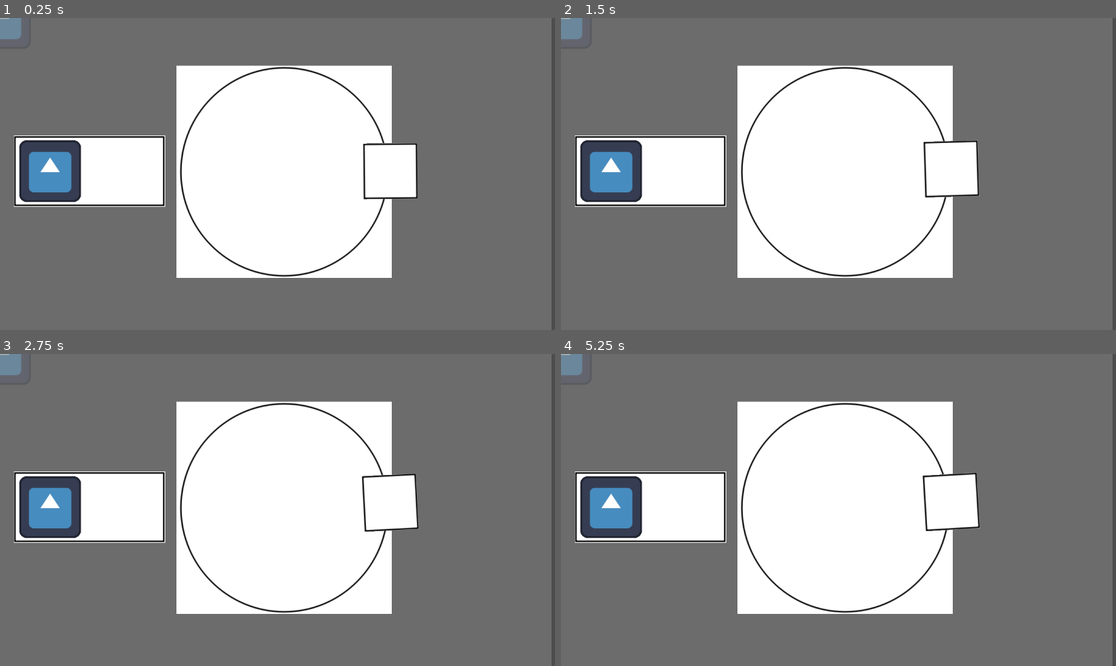
Above: before the commit, frames 1-4 (two rows, left to right).
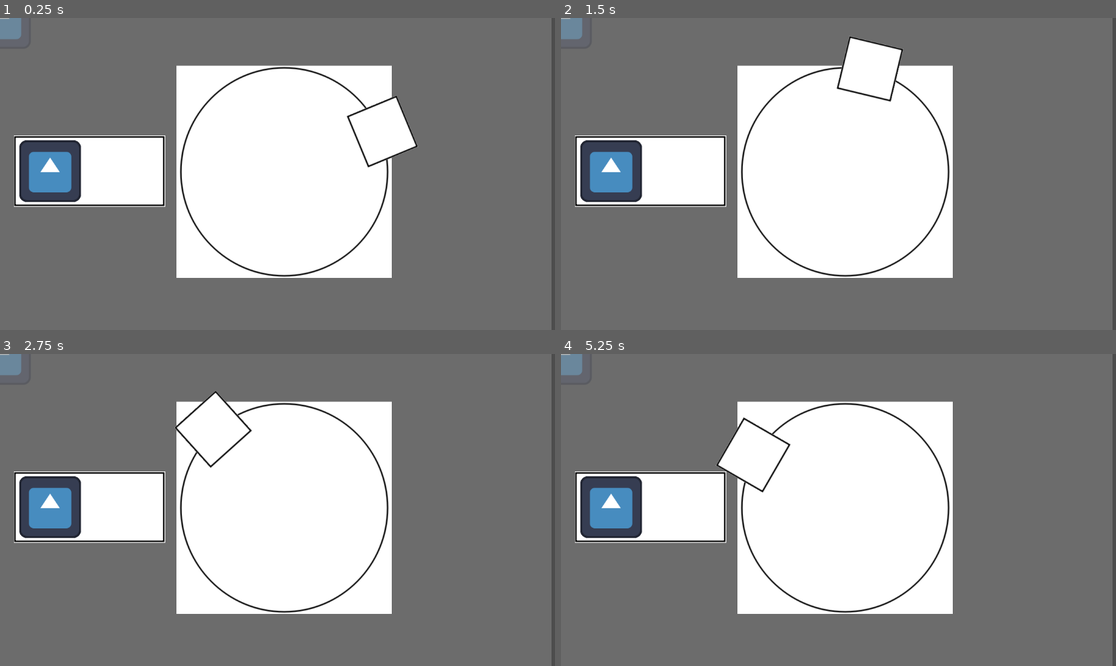
Above: after the commit, the same moments.

Repository: tehelka-gamedev/gmtk-2025
Game: Godot game, scene res://test_scene_tehelka.tscn
Two runs of this game, one before a commit and one after it. Both use one fixed random seed, a clock stepped at 60 frames per second and the inputs below. The engine's default icon, where the game draws it, is replaced by a stand-in: a white triangle on a blue panel in a dark square.
Inputs:
- Up to frame 1 (0.25 s): no input
- Up to frame 2 (1.5 s): tap Enter (open_door) at 0.5, 1.35 s; tap Space (elevator_toggle_movement) at 0.6, 1.25 s
- Up to frame 3 (2.75 s): tap Space (elevator_toggle_movement) at 2.1 s
- Up to frame 4 (5.25 s): tap Enter (open_door) at 2.75, 2.85, 4.25, 4.35 s; tap Space (elevator_toggle_movement) at 3.5, 3.6, 5, 5.1 s

The runs differ from the first frame. In frame 1, 1.5% of the frame differs, in the area x 62-76%, y 24-59%; in frame 2, 2.0%, in the area x 49-76%, y 6-58%; in frame 3, 1.4%; in frame 4, 1.6%.

Commit message:
change elevator speed in test_scene_tehelka

Diff:
--- a/godot/test_scene_tehelka.tscn
+++ b/godot/test_scene_tehelka.tscn
@@ -28,6 +28,7 @@
 [node name="Elevator" parent="World" instance=ExtResource("3_fkhtt")]
 position = Vector2(590, 320)
 distance_to_pivot_point = 220.0
+speed = 90.0
 
 [node name="Rooms" type="Node2D" parent="."]
 
